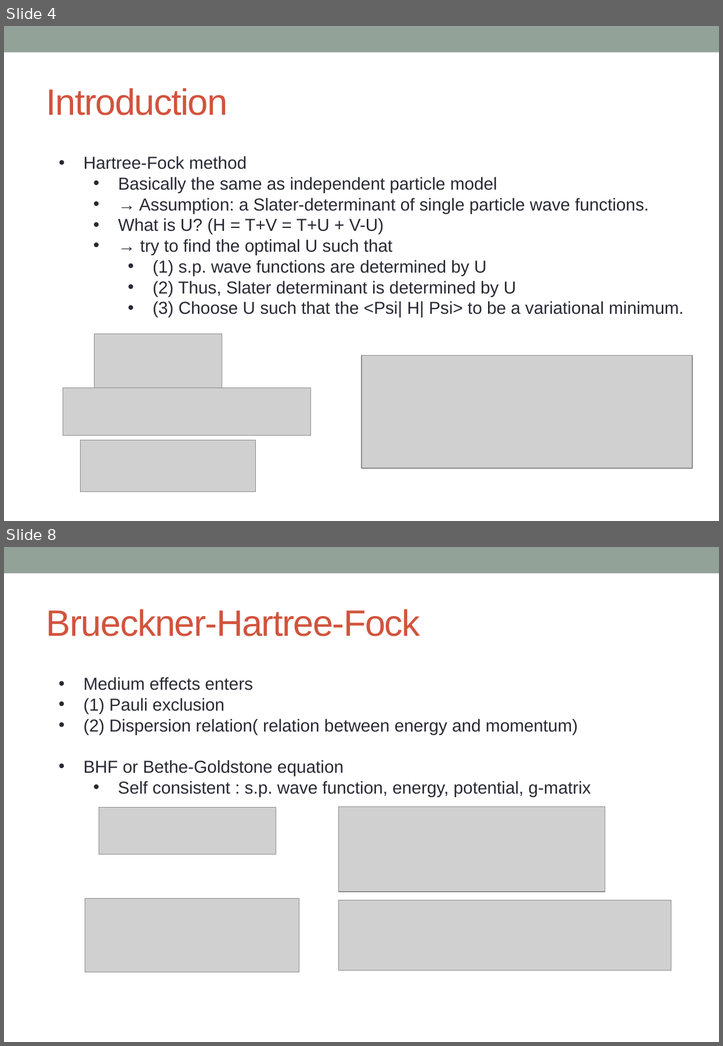
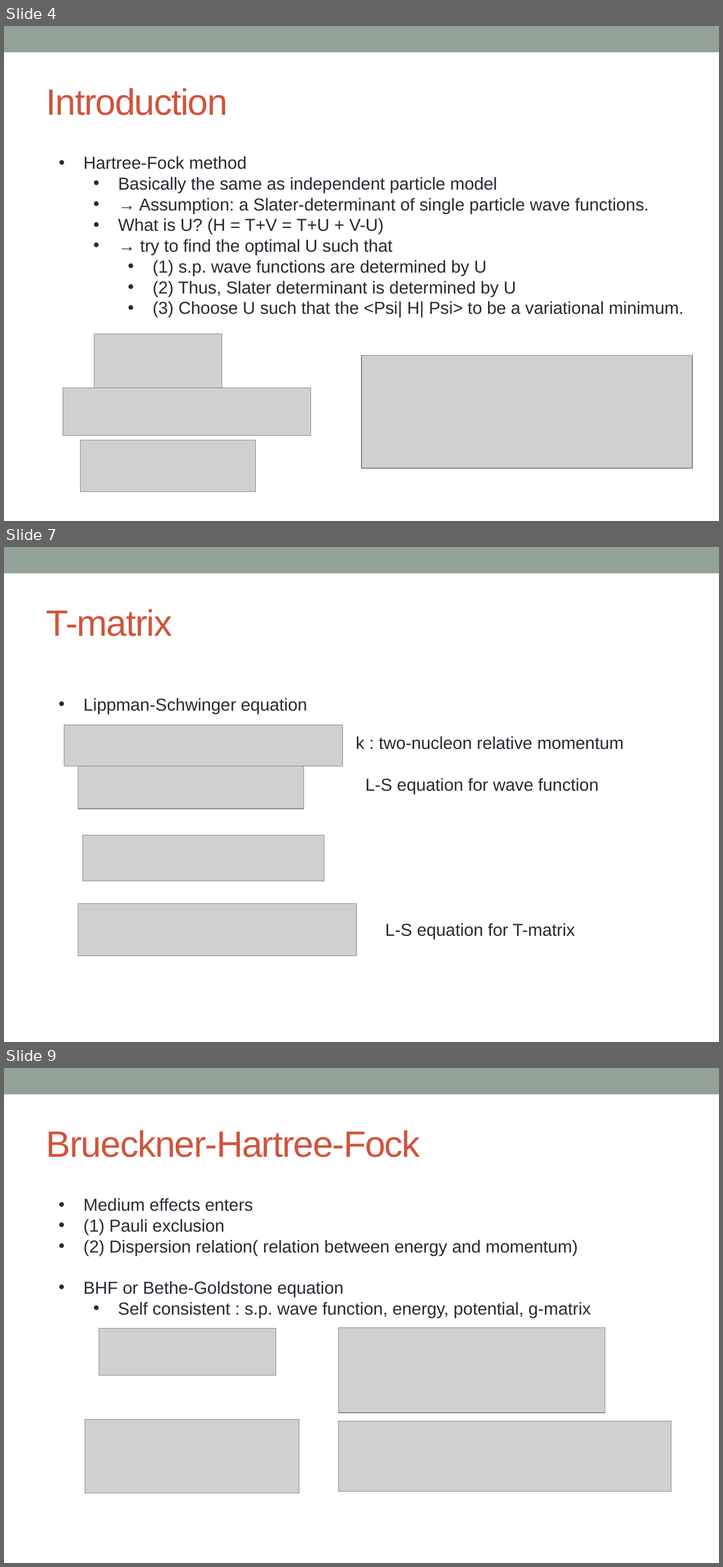
Before and after one commit to alphacentaury-github/NPSS2020, a slide deck: 20221201_숭실대_BHF_송영호.pptx. Shown one above the other, each under a label of ours: slides 4 and 8 before the commit, slides 4, 7 and 9 after it; the slides between them are not shown. The pictures are 723x1046 and 723x1567 pixels, drawn with LibreOffice and Linux fonts; fonts in the diff are those of the drawing; grey boxes stand for pictures. Boxes give left, top, right and bottom in pixels: in the first picture for what was removed or moved away, otherwise in the second. Text is boxed around its words. In the diff, an @@ line names an element or a change of style, - is before the commit and + after.

```diff
--- a/20221201_숭실대_BHF_송영호.pptx
+++ b/20221201_숭실대_BHF_송영호.pptx
@@ slide 7 added at (4,547,719,1042), background #FFFFFF; not listed: 1 template element that a slide beside it also shows @@
@@ title added at (46,609,172,636), 40 pt, text #D2533C @@
+T-matrix
@@ text added at (83,698,307,713), 18.9 pt, text #292934 @@
+• Lippman-Schwinger equation
@@ picture added at (64,725,343,766) @@
@@ text added at (355,736,623,749), 18.9 pt, text #292934 @@
+k : two-nucleon relative momentum
@@ picture added at (78,764,303,809) @@
@@ text added at (365,778,598,794), 18.9 pt, text #292934 @@
+L-S equation for wave function
@@ picture added at (82,835,324,881) @@
@@ picture added at (78,903,356,955) @@
@@ text added at (385,923,575,939), 18.9 pt, text #292934 @@
+L-S equation for T-matrix
@@ what was slide 8 is now slide 9 @@
```
Also in this commit, not shown: 14 slides changed.
